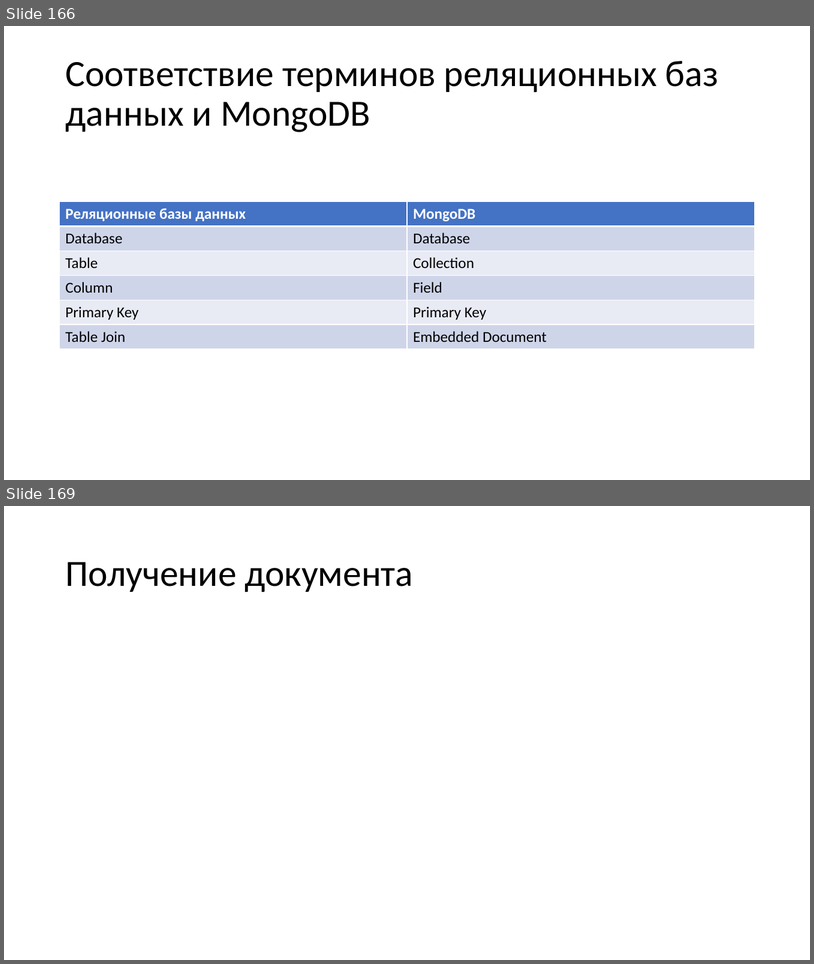
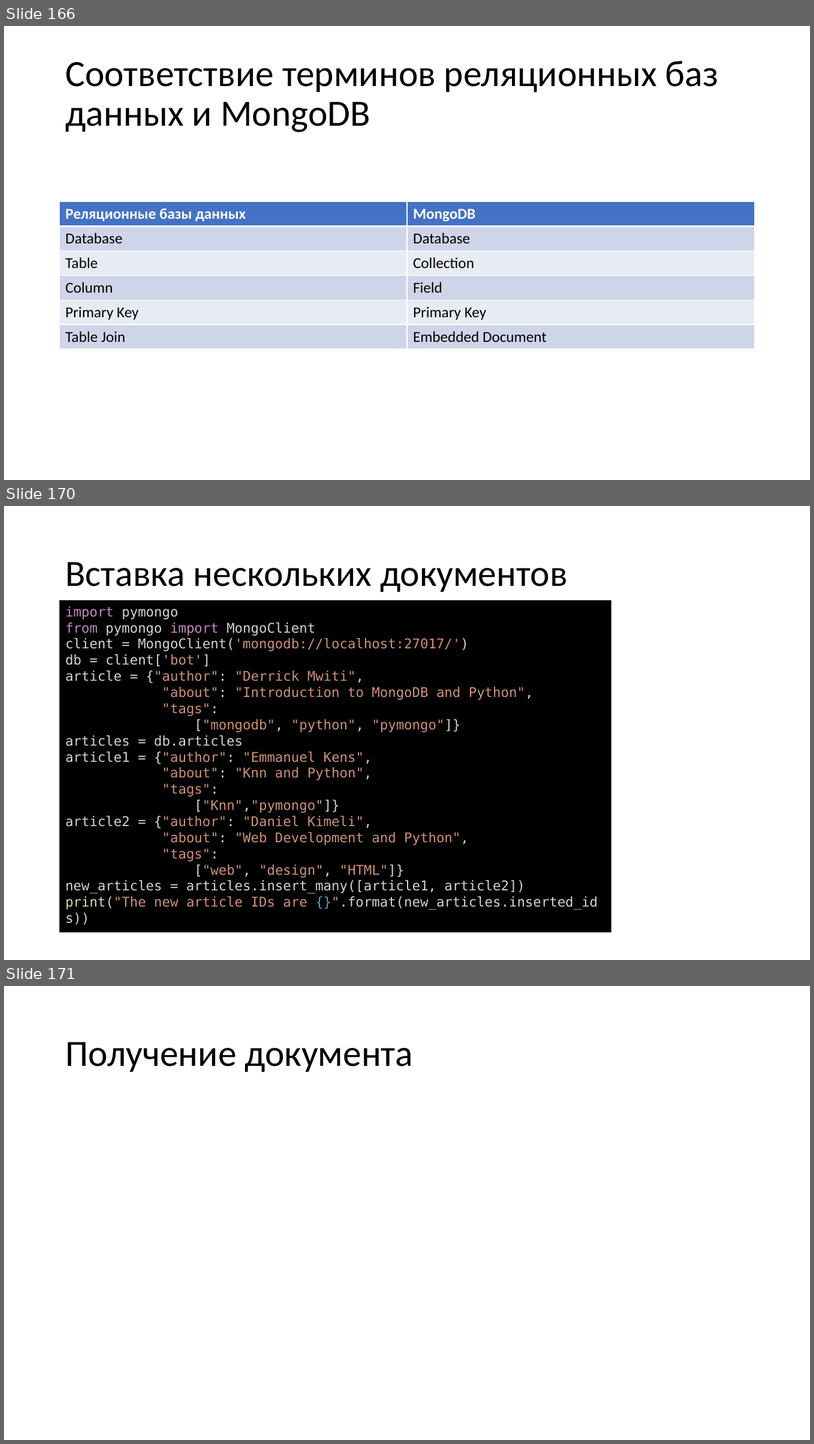
Before and after one commit to paveltsytovich/telegram-course, a slide deck: Presentation/Разработка ботов для телеграмм на Python.pptx. Shown one above the other, each under a label of ours: slides 166 and 169 before the commit, slides 166, 170 and 171 after it; the slides between them are not shown. The pictures are 814x964 and 814x1444 pixels, drawn with LibreOffice and Linux fonts; fonts in the diff are those of the drawing. Boxes give left, top, right and bottom in pixels: in the first picture for what was removed or moved away, otherwise in the second. Text is boxed around its words. In the diff, an @@ line names an element or a change of style, - is before the commit and + after.

Commit message:
вставка mongodb документа

```diff
--- a/Presentation/Разработка ботов для телеграмм на Python.pptx
+++ b/Presentation/Разработка ботов для телеграмм на Python.pptx
@@ slide 170 added at <box>4,506,810,960</box>, background #FFFFFF @@
@@ title added at <box>65,562,568,592</box>, 44 pt, text #000000 @@
+Вставка нескольких документов
@@ rectangle added at <box>60,600,612,933</box>, fill #000000, 16 pt, text #CE9178 @@
+import pymongo
+from pymongo import MongoClient
+client = MongoClient('mongodb://localhost:27017/')
+db = client['bot']
+article = {"author": "Derrick Mwiti",
+"about": "Introduction to MongoDB and Python",
+"tags":
+["mongodb", "python", "pymongo"]}
+articles = db.articles
+article1 = {"author": "Emmanuel Kens",
+"about": "Knn and Python",
+"tags":
+["Knn","pymongo"]}
+article2 = {"author": "Daniel Kimeli",
+"about": "Web Development and Python",
+"tags":
+["web", "design", "HTML"]}
+new_articles = articles.insert_many([article1, article2])
+print("The new article IDs are {}".format(new_articles.inserted_ids))
@@ what was slide 169 is now slide 171 @@
```
Also in this commit, not shown: 2 slides changed, 1 other slide added, 1 other file.
